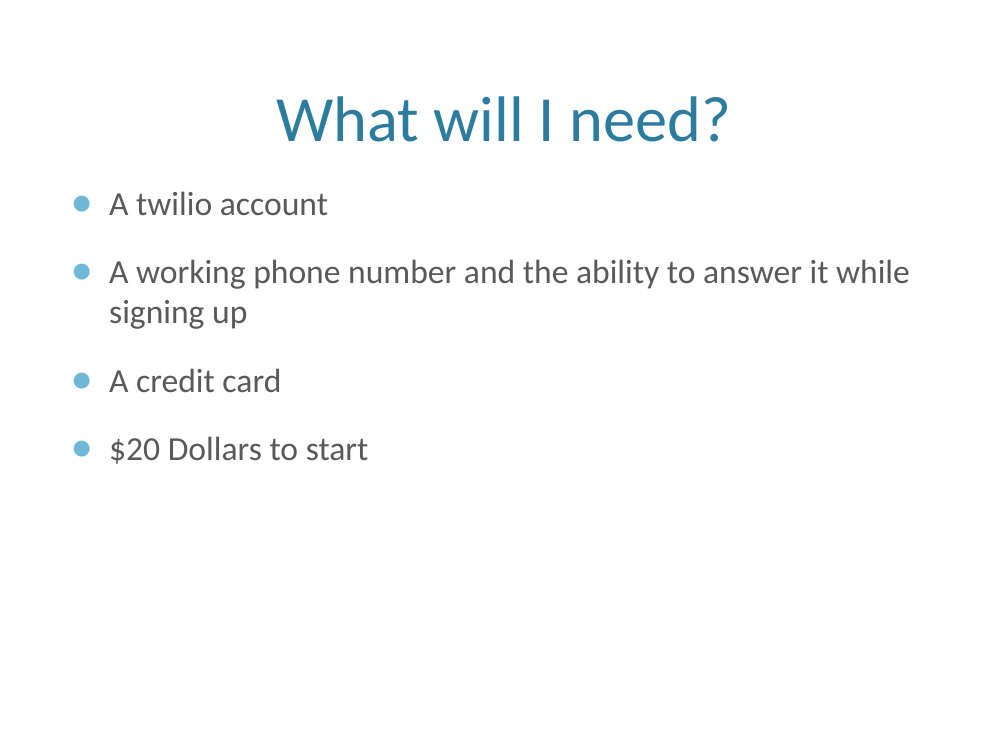
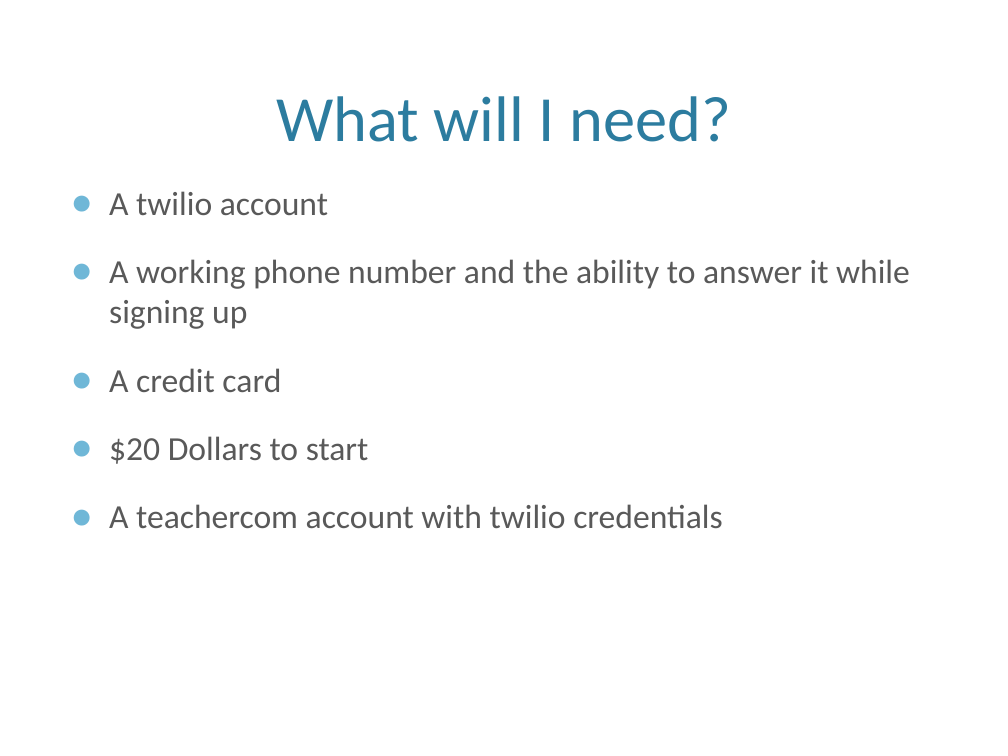
Before and after one commit to kevinrobinson/teachcom, a slide deck: slide 2 of doc/how_to_sign_up_for_teachercom.pptx. Drawn at 1008x756 pixels with LibreOffice and Linux fonts; fonts in the diff are those of the drawing; background and template pictures are left out. Boxes give left, top, right and bottom in pixels: in the first picture for what was removed or moved away, otherwise in the second. Text is boxed around its words. In the diff, an @@ line names an element or a change of style, - is before the commit and + after.

Commit message:
Added and Modified a few powerpoints for documentation
Added teachercom presentation to replace teachcom
Changed and Modified a few slides in existing ppts

```diff
--- a/doc/how_to_sign_up_for_teachercom.pptx
+++ b/doc/how_to_sign_up_for_teachercom.pptx
@@ text at bbox=[109, 504, 722, 528]: paragraph added @@
+● A teachercom account with twilio credentials
```
Also in this commit, not shown: 1 other slide changed, 2 slides added, 2 other files.
